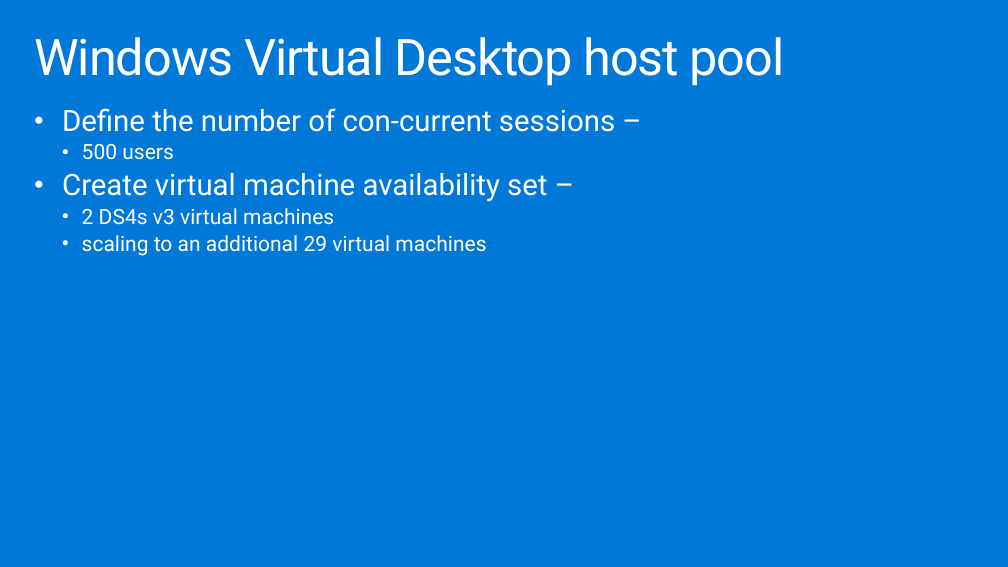
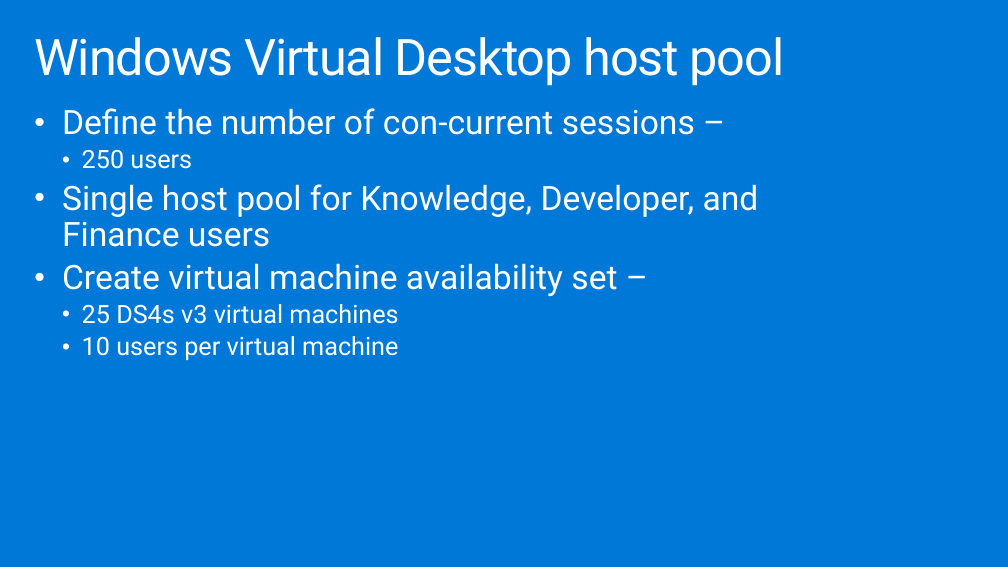
Before and after one commit to dwnatwick/MCW-Windows-Virtual-Desktop, a slide deck: slide 27 of Whiteboard-design-session/WDS trainer presentation - Windows Virtual Desktop.pptx (slide 26 before the commit). Drawn at 1008x567 pixels with LibreOffice and Linux fonts; fonts in the diff are those of the drawing. Boxes give left, top, right and bottom in pixels: in the first picture for what was removed or moved away, otherwise in the second. Text is boxed around its words. In the diff, an @@ line names an element or a change of style, - is before the commit and + after.

```diff
--- a/Whiteboard-design-session/WDS trainer presentation - Windows Virtual Desktop.pptx
+++ b/Whiteboard-design-session/WDS trainer presentation - Windows Virtual Desktop.pptx
@@ text at box(62, 108, 695, 296): size 28 to 32 pt in "Define the number of con-current sessions –", "Create virtual machine availability set –" @@
@@ text at box(62, 150, 759, 247): text changed; size 20 to 32 pt @@
-  • 500 users
+  • 250 users
+• Single host pool for Knowledge, Developer, and Finance users
@@ text at box(82, 304, 398, 360): text changed; size 20 to 24 pt @@
-  • 2 DS4s v3 virtual machines
-  • scaling to an additional 29 virtual machines
+  • 25 DS4s v3 virtual machines
+  • 10 users per virtual machine
```
Also in this commit, not shown: 10 other slides changed, 1 slide added, 2 other files.
